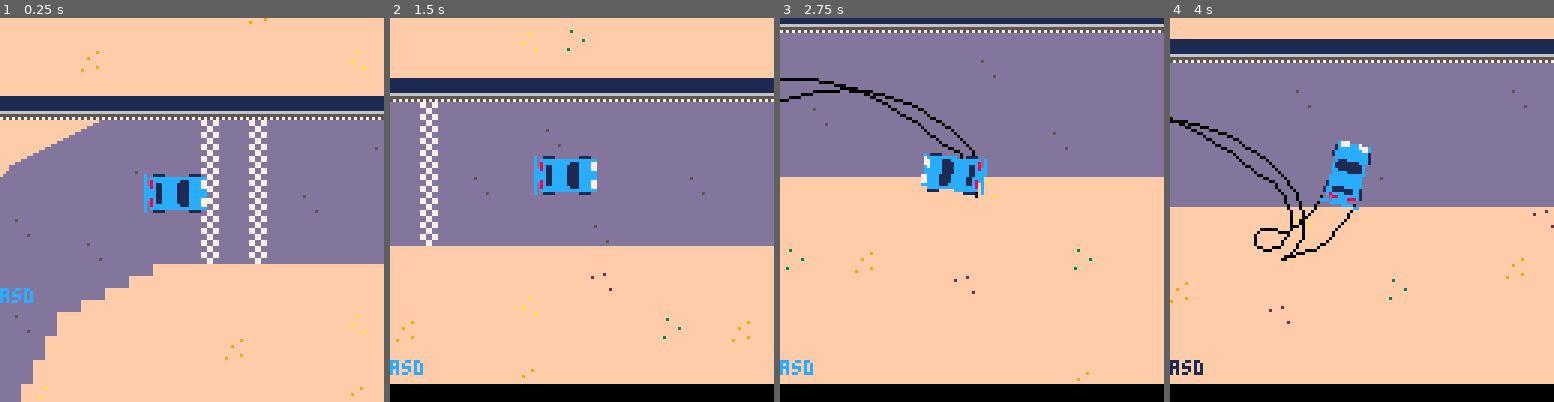
Above: before the commit, frames 1-4 (left to right).
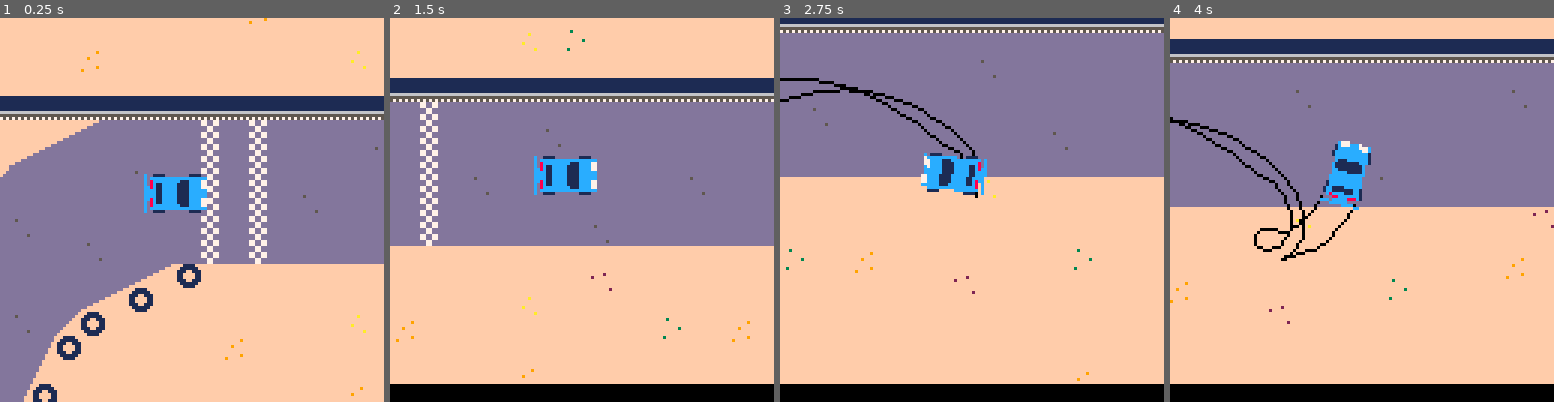
Above: after the commit, the same moments.

Repository: graearea/pico8
Game: PICO-8 cartridge skidmarks.p8
Two runs of this game, one before a commit and one after it. Both use one fixed random seed, a clock stepped at 60 frames per second and the inputs below.
Inputs:
- Up to frame 1 (0.25 s): no input
- Up to frame 2 (1.5 s): tap X (X key) at 0.33, 1.07 s
- Up to frame 3 (2.75 s): hold Right 1.6-2.1 s; tap X (X key) at 1.85 s; hold Right from 2.47 s (still down)
- Up to frame 4 (4 s): tap X (X key) at 2.97 s; release Right at 3.03 s; hold Left 3.08-3.58 s

The runs differ from the first frame. In frame 1, 2.0% of the frame differs, in the area x 0-53%, y 64-100%; in frame 2, 0.2%; in frame 3, 0.2%; in frame 4, 0.2%.

Commit message:
only drawing skids on screen

Diff:
--- a/skidmarks.p8
+++ b/skidmarks.p8
@@ -54,18 +54,17 @@
 	 local prevy=nil
 	 for skid in all(skiddies) do
 	 	if(prevx != nil and skid.x !=nil ) do
-
-	   line(prevx,prevy,skid.x,skid.y,0)
+    if (window_x<skid.x and window_x+128>skid.x) then
+     if (window_y<skid.y and window_y+128>skid.y) then
+	     line(prevx,prevy,skid.x,skid.y,0)
+	    end
+	   end
 	  end
 		 prevx=skid.x
 		 prevy=skid.y
 	 end
  end
 
-function printstatus(text)
- print(text)
-end
-
 function round(num,places)
   return flr(num*10^places)/10^places
  end
@@ -75,7 +74,7 @@
 end
 -->8
 -- car
-bob="asd"
+bob=""
 skids_l={}
 skids_r={}
 
@@ -100,8 +99,8 @@
 
  would_hit_wall=function(self,dx,dy)
    for wheel in all(self.r_wheels) do
-    wheel_pos={x=self.x+wheel.x,y=self.y+wheel.y}
-    locn=self:rotate_wheel_posn(wheel)
+    local wheel_pos={x=self.x+wheel.x,y=self.y+wheel.y}
+    local locn=self:rotate_wheel_posn(wheel)
 
  		 sprite=mget(locn.x/8,locn.y/8)
 			 if(sprite==59) do
@@ -179,13 +178,11 @@
 	 local sa=cos(self.angle/360)
 	 xx=flr(dx*ca-dy*sa+tx)--transofrmed val
 	 yy=flr(dx*sa+dy*ca+ty)
-		local locn={x=xx,y=yy}
-		printh("➡️"..locn.x..","..locn.y)
-		return locn
+		return {x=xx,y=yy}
  end,
 
 	add_skid=function(self,skids,pos,add_it)
-		skd=self.rotate_wheel_posn(self,pos)
+		local skd=self.rotate_wheel_posn(self,pos)
 	 if(add_it) then
  	 add(skids,skd)
 	 else
@@ -376,44 +373,44 @@
 0000000000000000000000000000000000000000000000000000000000000000000000000000000000000000000000000000000000000000000000000000000000000000000000000000000000000000000000000000000000000000000000000000000000000000000000000000000000000000060000000000000000000000
 0000000000000000000000000000060000000000000000000007000400000000000000000000000006000000000000000000000700040000000000000000000000000000000000000600000000000000000000070004000000000000000000000000000000000000000000000000000000000000000000000000000000000000
 0000000000000000000000000000000000000000000000000000000000000000000000000000000000000000000000000000000000000000000000000000000000000000000000000000000000000000000000000000000000000000000000000000000000000000000000000000000000000000000000000000000000000000
-000000000000000400003b3b3b3b3b3b3b3b3b3b3b3b3b3b3b3b3b3b3b3b3b3b3b3b3b3b3b3b3b3b3b3b3b3b3b3b3b3b3b3b3b3b3b3b3b3b3b3b3b3b3b3b3b3b3b3b3b3b3b3b3b3b3b3b3b0000000000000000000000000000000000000000000000000000000000000000000000000000000400000000000000050000000000
+00003b3b3b3b3b3b3b3b3b3b3b3b3b3b3b3b3b3b3b3b3b3b3b3b3b3b3b3b3b3b3b3b3b3b3b3b3b3b3b3b3b3b3b3b3b3b3b3b3b3b3b3b3b3b3b3b3b3b3b3b3b3b3b3b3b3b3b3b3b3b3b3b3b0000000000000000000000000000000000000000000000000000000000000000000000000000000400000000000000050000000000
 00000000000000000000000003242528282828292829282828282828282828282828282828282828282828282828282828282828282828282828282828283a3a3a3a3a393a3a3a3a3a3a3a2627000000000000000000000000000000000500070000000000000000000005000000000000000000000000070000000000000000
 000000000000000000000024253a2828282828292829282828283928282828282828282828282839282828282828282839282828282828282828282828283a3a3a3a3a3a3a3a3a3a3a3a3a3a3a0d0000000000000000060000000000000000000000000000000000000000000000000000000000000000000000000000040000
 000000000000000400001f3a28282828392828292829282828282828282828282828282828282828282828282828282828282828282828282828282828283a3a3a3a3a3a3a3a3a3a3a3a3a3a3a3a0d00000000000000000000000000060000000000000000000000000000000000000000000000000000000000000000000000
 0005000700000000001f3a3a28282828282828292829283928282828282828283928282828282828282828282828282828282828282828282828282828283a3a3a3a3a3a3a3a3a3a3a3a3a3a3a3a3a0d000000000000000000000000000000000000000000060700000000000000000000060000000000060000000000000000
 00000000000000001f3a3a39282828282828282928292828282828282828282828282828282828282828392828282828282828282828283928282828393a3a3a3a3a393a3a3a3a3a3a3a3a393a3a3a3a0d0000000000000000000000000000000000000000000000000000000000000000000000000000000000000000000000
 00000000000000343a3a3a3a3a2839282828282928292828282828283928282828282828282828282828282828282828282828282828282828282828283a3a3a3a3a3a3a3a3a3a3a3a3a3a3a3a3a3a3a3a0d00000000000000000000000000000000000000000000000000060000000000000000000000000000000000000000
-00000000000000353a3a3a3a3a3a3a3a1501010000000000000000000000000000000000000000070000000000000000000500070000000000000000000000000000000000070a0b3a3a3a3a3a3a3a393a3a0d000000000000000000000006000000000000000000000000040000000000000000000000000000000000000000
-000000000000343a393a3a3a3a3a150101010000000000000000000005000000000000000000000000000000000000000000000000000000000000000000000000000000000000000e3a3a3a3a3a3a3a3a3a3a0d0000000400000000000000000000000000000000000000000000000000000000000000000400000007000006
-060000000000353a3a3a3a393a0001000000000000000000000700000000000000000000000000000000000000000000060000000000000000000000000000000000000000000000000e3a3a3a3a393a3a3a3a3a0d00000000000000000000000000000000050000000000000000000000070000050000000000000000000000
-0000000000343a3a3a3a3a3a17000000000000000600000000000000000000040000060000000000000000040000000000000000000000060700000000000006000000000006000000000e3a3a3a3a3a3a3a3a3a3a0d000000000000000000000000000000000000000000000000000000000000000000000000000000000000
-0000000000353a3a3a3a3a3a0000000000000000000000000000000000000000000000000000050000000000000000000000000000000000000000000000000000000000000000000000000e3a3a3a3a3a3a3a3a3a3a0d0000000500000000000000000000000000000000000000000000000000000000000000000000000000
-00000000003a3a3a393a3a17070000000000000000000000000600000000000000000000000000000000000000000000000000000000000000000000000000000000000000000000000000000e3a3a3a3a3a3a3a3a3a3a0d00000000000000000000000000000000000000000000000000000000000000000000000000000000
-0000000700393a3a3a3a3a0300000000000000000000000000000000000000000000000000000000000000000000000000000600000000000000000000000000000000000000000000000000000e3a3a3a3a3a3a3a3a3a3a0d000000000000000000000000000000000000000000000000000000000000000000000000000000
-00000000003a3a3a3a3a3a000000000005000000000000000000000000000000000000000000000000000000000000000000000000000000000000000000000000000000000004000000070000060e3a3a3a3a3a3a3a3a3a3a0d0000000000000000000004000000000000000000000000040000000000000005000000000000
+00000000000000353a3a3a3a3a3a3a3a08092b000000000000000000000000000000000000000007000000000000000000050007000000000000000000002b00002b002b002b0a0b3a3a3a3a3a3a3a393a3a0d000000000000000000000006000000000000000000000000040000000000000000000000000000000000000000
+000000000000343a393a3a3a3a3a08092b0100000000000000000000050000000000000000000000000000000000000000000000000000000000000000000000000000000000002b0e3a3a3a3a3a3a3a3a3a3a0d0000000400000000000000000000000000000000000000000000000000000000000000000400000007000006
+060000000000353a3a3a3a393a0f2b000000000000000000000700000000000000000000000000000000000000000000060000000000000000000000000000000000000000000000000e3a3a3a3a393a3a3a3a3a0d00000000000000000000000000000000050000000000000000000000070000050000000000000000000000
+0000000000343a3a3a3a3a3a182b00000000000006000000000000000000000400000600000000000000000400000000000000000000000607000000000000060000000000060000002b0e3a3a3a3a3a3a3a3a3a3a0d000000000000000000000000000000000000000000000000000000000000000000000000000000000000
+0000000000353a3a3a3a3a3a1c00000000000000000000000000000000000000000000000000050000000000000000000000000000000000000000000000000000000000000000000000000e3a3a3a3a3a3a3a3a3a3a0d0000000500000000000000000000000000000000000000000000000000000000000000000000000000
+00000000003a3a3a393a3a182b0000000000000000000000000600000000000000000000000000000000000000000000000000000000000000000000000000000000000000000000000000000e3a3a3a3a3a3a3a3a3a3a0d00000000000000000000000000000000000000000000000000000000000000000000000000000000
+0000000700393a3a3a3a3a1c00000000000000000000000000000000000000000000000000000000000000000000000000000600000000000000000000000000000000000000000000000000000e3a3a3a3a3a3a3a3a3a3a0d000000000000000000000000000000000000000000000000000000000000000000000000000000
+00000000003a3a3a3a3a3a2b0000000005000000000000000000000000000000000000000000000000000000000000000000000000000000000000000000000000000000000004000000070000060e3a3a3a3a3a3a3a3a3a3a0d0000000000000000000004000000000000000000000000040000000000000005000000000000
 00000000003a393a3a3a3a00000000000000000000000000000004000000000000000000000000000000000600000000000000000000070004000000000000000000000000000007000000000000000e3a3a3a3a3a3a3a3a3a3a3700000006000000000000000000000500000000000000000000000007000000000000000000
 00000000003a3a3a3a3a3a0000000000000000000500070000000000000700000000000000000000000000000000000000000000000000000000000000000000000000000000000000000000000400000e3a3a3a3a3a3a3a3a3a3d00000000000000000000000000000000000000000000000000000000000000000004000006
-00000000003a3a3a3a3a3a000000000000000000000000000000000000000000000000000400000000000000000000000000000000000024253a3a3a3a3a3a3a3a3a2627000000000000000000000000000e3a3a3a3a3a3a3a3a3a37000000000000000000000000000000000000000000000000000000000000000000000000
+00000000003a3a3a3a3a3a000000000000000000000000000000000000000000000000000400000000000000000000000000000000000024253a3a3a3a3a3a3a3a3a26270000000000000000000000002b0e3a3a3a3a3a3a3a3a3a37000000000000000000000000000000000000000000000000000000000000000000000000
 00000006073a3a3a3a3a3a00000000000000000000000000000000000000000000000000000000000000000000000000000000000024253a3a3a3a3a3a3a3a3a3a3a3a3a3a262706000000000000000000000e3a3a3a3a3a3a3a3a3d000000000000000006070000000000000000000006000000000006000000000000000000
-00000000003a3a3a3a3a3a000000000000000024253a3a3a3a3a3a262700000000000000000000000000000000000000000000001f3a3a3a3a3a3a3a3a3a3a3a3a3a3a3a3a3a3a2627000000000000000000001b3a3a3a3a3a3a3a3a370000000600000000000000000000000000000000000000000000000000000000000000
+00000000003a3a3a3a3a3a000000000000000024253a3a3a3a3a3a262700000000000000000000000000000000000000000000001f3a3a3a3a3a3a3a3a3a3a3a3a3a3a3a3a3a3a26270000000000000000002b1b3a3a3a3a3a3a3a3a370000000600000000000000000000000000000000000000000000000000000000000000
 00000000003a3a3a3a393a000000000000001f3a3a3a3a3a3a3a3a3a3a262700000000000000000600000000000000000000001f3a3a3a3a3a3a393a3a3a3a3a3a3a3a3a3a3a3a3a3a262700000000000000001d3a3a3a3a3a3a3a3a3d0000000000000000000000000006000000000000000000000000000000000000000000
-00000000003a3a3a3a393a0000000000001f3a3a3a3a3a3a3a3a3a3a3a3a3a0d0000040000000000000000000000000006001f3a3a3a3a3a3a3a3a3a3a3a3a3a3a3a3a3a3a3a3a3a3a3a3a0d00000000000000033a3a3a3a3a3a3a3a3a0000000000000000000000000004000000000000000000000000000000000000000000
+00000000003a3a3a3a393a0000000000001f3a3a3a3a3a3a3a3a3a3a3a3a3a0d0000040000000000000000000000000006001f3a3a3a3a3a3a3a3a3a3a3a3a3a3a3a3a3a3a3a3a3a3a3a3a0d2b0000000000002b3a3a3a3a3a3a3a3a3a0000000000000000000000000004000000000000000000000000000000000000000000
 00000000003a3a3a3a3a3a0000000000343a3a3a3a3a3a3a3a3a3a3a3a3a3a3a0d000000000000000000000000000000001f3a3a3a3a3a3a3a3a3a3a3a3a3a3a3a3a3a3a3a3a3a3a3a3a3a3a0d000000000000343a3a3a3a3a3a3a3a3a0000000000000000000000000000000000000000000000000000040000000700000600
-00000000003a3a3a3a3a3a0000000000353a3a3a3a3a3a3a3a3a3a3a3a3a3a3a3a0d00000700000000000000000000001f3a3a3a3a3a3a3a3a393a3a3a3a3a3a3a3a393a3a3a3a3a3a3a3a3a3a0d00010000003e3a3a3a3a3a3a3a3a3a0000000000000000000000000000000000000000000000000000000000000000000000
-00040000003a3a3a3a3a3a00070000343a3a3a3a3a3a3a3a3a393a3a3a3a3a3a3a3a0d0000000000000000000000001f3a3a3a3a3a3a3a3a3a3a3a3a3a3a3a3a3a3a3a3a3a3a3a393a3a3a3a3a3a0d0000031f3a3a3a3a3a3a3a3a3a3a0400000000000000000000000400000000000000000000000000000000000000000000
-00000000003a3a393a3a3a00000000353a3a3a3a3a3a393a3a3a3a3a3a3a3a3a3a3a3a0d000000000000000000001f3a3a3a3a3a3a3a3a3a3a3a3a0809040000020a0b3a3a3a3a393a3a3a3a3a3a3a2614253a393a3a3a3a3a3a3a3a3a0000000000000500000000000000000000060000000000000004000000000005000000
-00000000003a3a3a3a3a3a000000343a3a3a3a3a3a3a3a3a3a3a3a3a393a3a393a3a3a3a0d00000004000000001f3a3a3a3a3a3a3a393a3a3a080902000000000200000a0b3a3a3a3a3a3a3a3a3a3a3a3a3a3a3a3a3a3a3a3a3a3a3a180000000000000000000000000000000000000000000000000000000006000000000600
-00000000003a3a393a3a3a000000353a3a3a3a3a3a3a3a0f0a0b3a3a3a3a3a3a3a3a3a3a3a0d0000000000001f3a3a3a3a3a3a3a3a3a3a3a0f0000000000000000000000000e3a3a3a3a3a3a3a3a3a3a3a3a3a3a3a3a3a3a3a3a3a3a1c0000000007000400000000000000000000000000000000000000000000000000000000
-…(13 lines of a section not shown)…
+00000000003a3a3a3a3a3a0000000000353a3a3a3a3a3a3a3a3a3a3a3a3a3a3a3a0d00000700000000000000000000001f3a3a3a3a3a3a3a3a393a3a3a3a3a3a3a3a393a3a3a3a3a3a3a3a3a3a0d2b0100002b3e3a3a3a3a3a3a3a3a3a0000000000000000000000000000000000000000000000000000000000000000000000
+00040000003a3a3a3a3a3a00070000343a3a3a3a3a3a3a3a3a393a3a3a3a3a3a3a3a0d0000000000000000000000001f3a3a3a3a3a3a3a3a3a3a3a3a3a3a3a3a3a3a3a3a3a3a3a393a3a3a3a3a3a0d002b031f3a3a3a3a3a3a3a3a3a3a0400000000000000000000000400000000000000000000000000000000000000000000
+00000000003a3a393a3a3a00000000353a3a3a3a3a3a393a3a3a3a3a3a3a3a3a3a3a3a0d000000000000000000001f3a3a3a3a3a3a3a3a3a3a3a3a08092b00002b0a0b3a3a3a3a393a3a3a3a3a3a3a2614253a393a3a3a3a3a3a3a3a3a0000000000000500000000000000000000060000000000000004000000000005000000
+00000000003a3a3a3a3a3a000000343a3a3a3a3a3a3a3a3a3a3a3a3a393a3a393a3a3a3a0d000000040000002b1f3a3a3a3a3a3a3a393a3a3a08092b0000000002002b0a0b3a3a3a3a3a3a3a3a3a3a3a3a3a3a3a3a3a3a3a3a3a3a3a180000000000000000000000000000000000000000000000000000000006000000000600
+00000000003a3a393a3a3a000000353a3a3a3a3a3a3a3a08150b3a3a3a3a3a3a3a3a3a3a3a0d0000000000001f3a3a3a3a3a3a3a3a3a3a3a0f2b000000000000000000002b0e3a3a3a3a3a3a3a3a3a3a3a3a3a3a3a3a3a3a3a3a3a3a1c0000000007000400000000000000000000000000000000000000000000000000000000
+…(13 lines of a section not shown)…
Not shown, changed: 27 lines of the sprite sheet (__gfx__) section of skidmarks.p8
